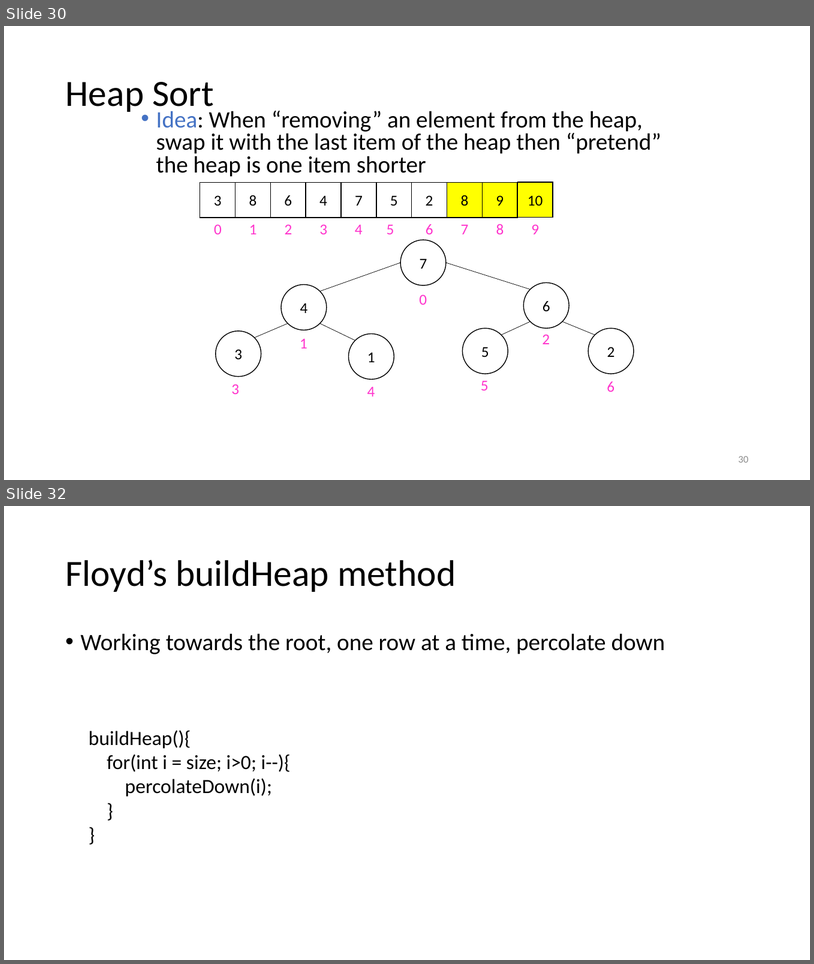
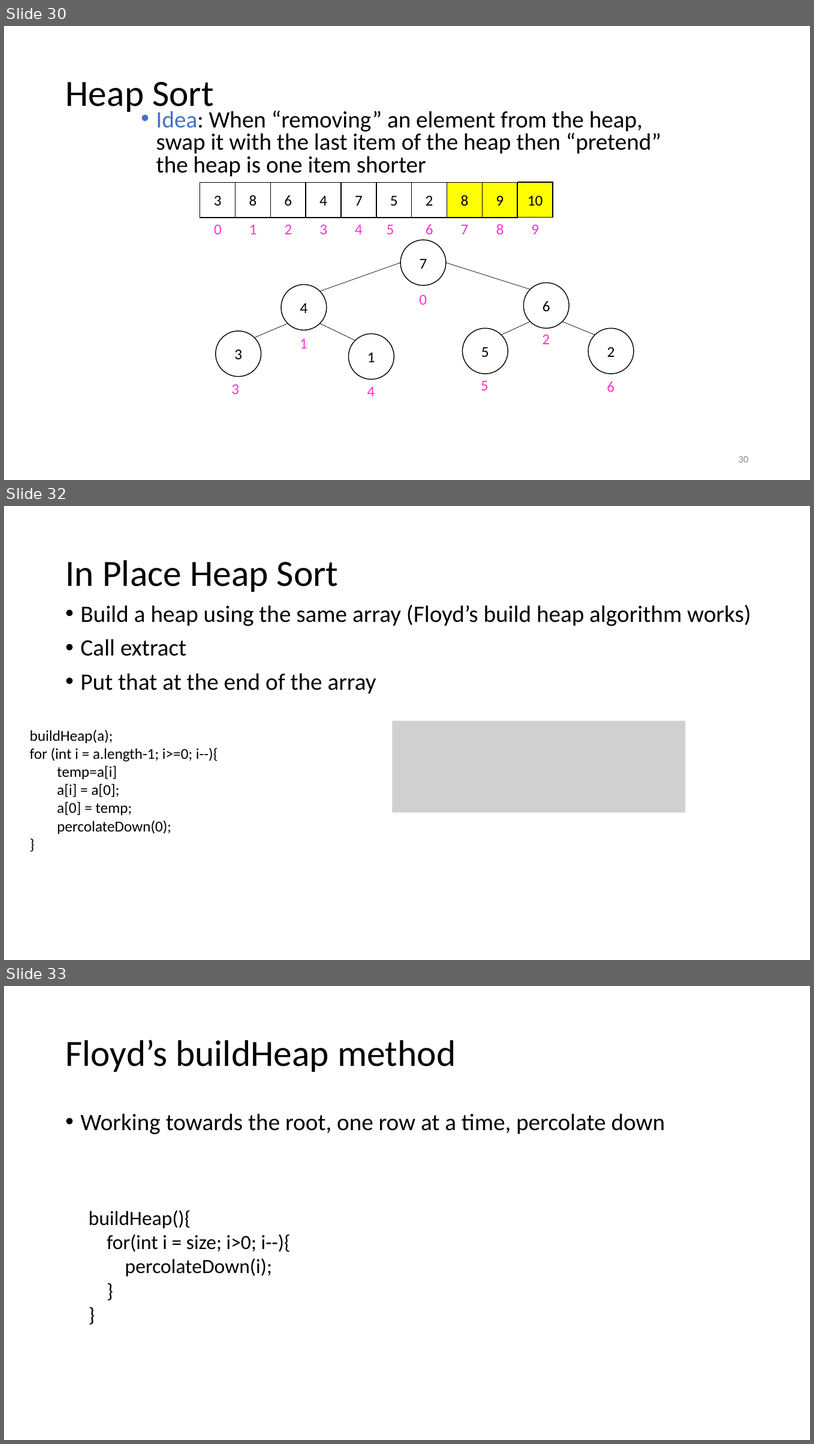
Before and after one commit to natebrunelle/cse332, a slide deck: markdown/files/slides/lecture12_sorting1.pptx. Shown one above the other, each under a label of ours: slides 30 and 32 before the commit, slides 30, 32 and 33 after it; the slides between them are not shown. The pictures are 814x964 and 814x1444 pixels, drawn with LibreOffice and Linux fonts; fonts in the diff are those of the drawing; grey boxes stand for pictures. Boxes give left, top, right and bottom in pixels: in the first picture for what was removed or moved away, otherwise in the second. Text is boxed around its words. In the diff, an @@ line names an element or a change of style, - is before the commit and + after.

```diff
--- a/markdown/files/slides/lecture12_sorting1.pptx
+++ b/markdown/files/slides/lecture12_sorting1.pptx
@@ slide 32 added at (4,506,810,960), background #FFFFFF @@
@@ title added at (65,560,339,592), 44 pt, text #000000 @@
+In Place Heap Sort
@@ text added at (81,604,752,694), 28 pt, text #000000 @@
+• Build a heap using the same array (Floyd’s build heap algorithm works)
+• Call extract
+• Put that at the end of the array
@@ picture added at (392,721,686,812) @@
@@ text added at (30,729,218,834), 18 pt, text #000000 @@
+buildHeap(a);
+for (int i = a.length-1; i>=0; i--){
+temp=a[i]
+a[i] = a[0];
+a[0] = temp;
+percolateDown(0);
+}
@@ what was slide 32 is now slide 33 @@
```
Also in this commit, not shown: 2 slides changed, 4 other files.
